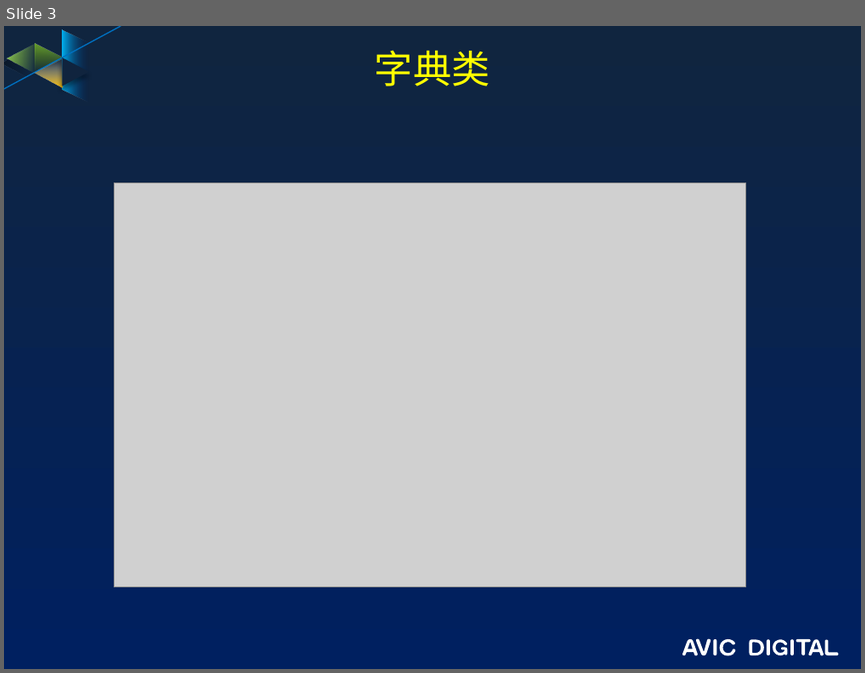
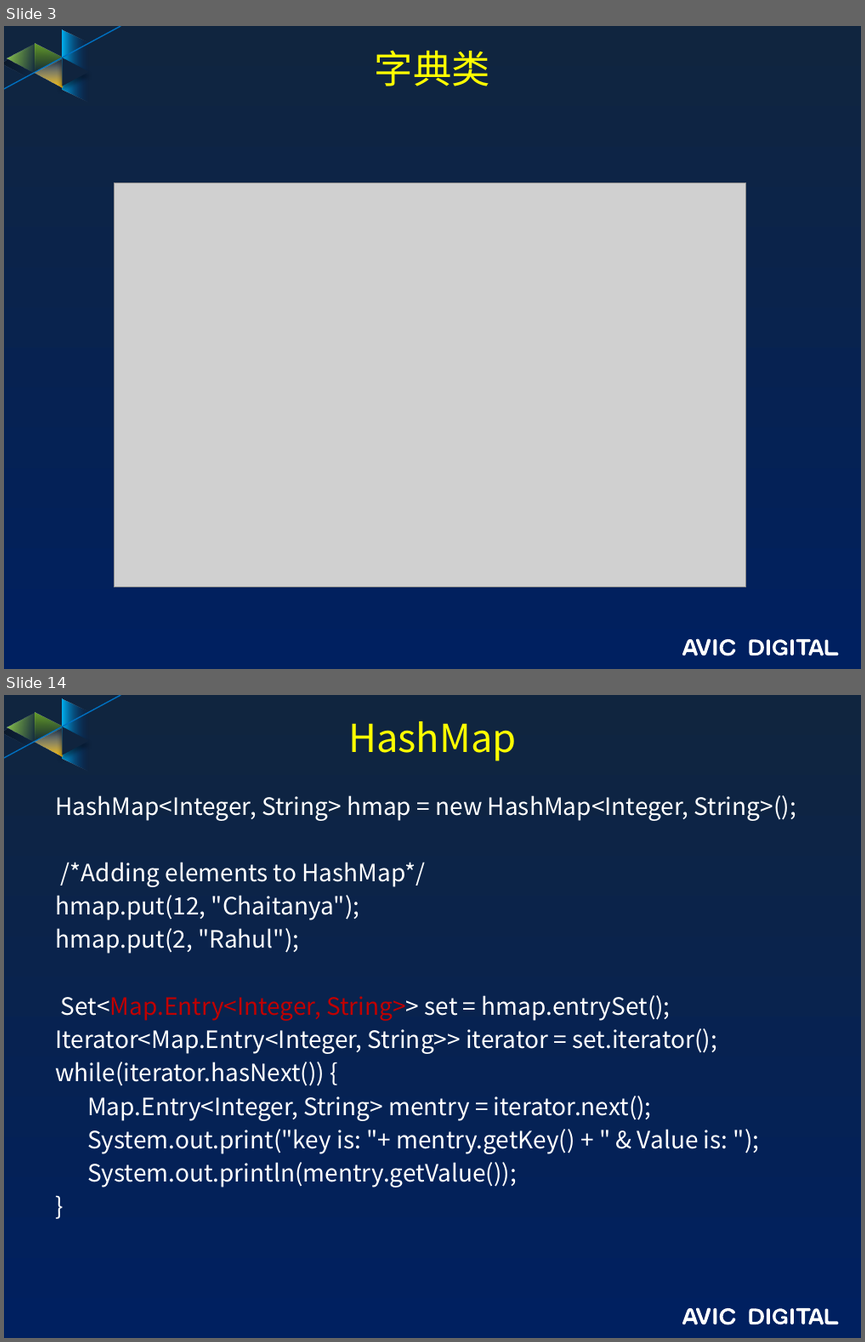
Before and after one commit to guofengzh/java-way, a slide deck: java/docs/08-java-集合类.pptx. Shown one above the other, each under a label of ours: slide 3 before the commit, slides 3 and 14 after it; the slides between them are not shown. The pictures are 865x673 and 865x1342 pixels, drawn with LibreOffice and Linux fonts; fonts in the diff are those of the drawing; grey boxes stand for pictures; background and template pictures are left out. Boxes give left, top, right and bottom in pixels: in the first picture for what was removed or moved away, otherwise in the second. Text is boxed around its words. In the diff, an @@ line names an element or a change of style, - is before the commit and + after.

```diff
--- a/java/docs/08-java-集合类.pptx
+++ b/java/docs/08-java-集合类.pptx
@@ slide 14 added at box(4, 695, 861, 1338), background gradient #10253F to #002060; not listed: 17 template elements that a slide beside it also shows @@
@@ title added at box(348, 721, 517, 761), 32.4 pt, text #FFFF00 @@
+HashMap
@@ text added at box(55, 795, 795, 1187), 20 pt, text #FFFFFF @@
+HashMap<Integer, String> hmap = new HashMap<Integer, String>();
+/*Adding elements to HashMap*/
+hmap.put(12, "Chaitanya");
+hmap.put(2, "Rahul");
+Set<Map.Entry<Integer, String>> set = hmap.entrySet();
+Iterator<Map.Entry<Integer, String>> iterator = set.iterator();
+while(iterator.hasNext()) {
+Map.Entry<Integer, String> mentry = iterator.next();
+System.out.print("key is: "+ mentry.getKey() + " & Value is: ");
+System.out.println(mentry.getValue());
+}
```
Also in this commit, not shown: 12 other slides added, 1 slide removed.
